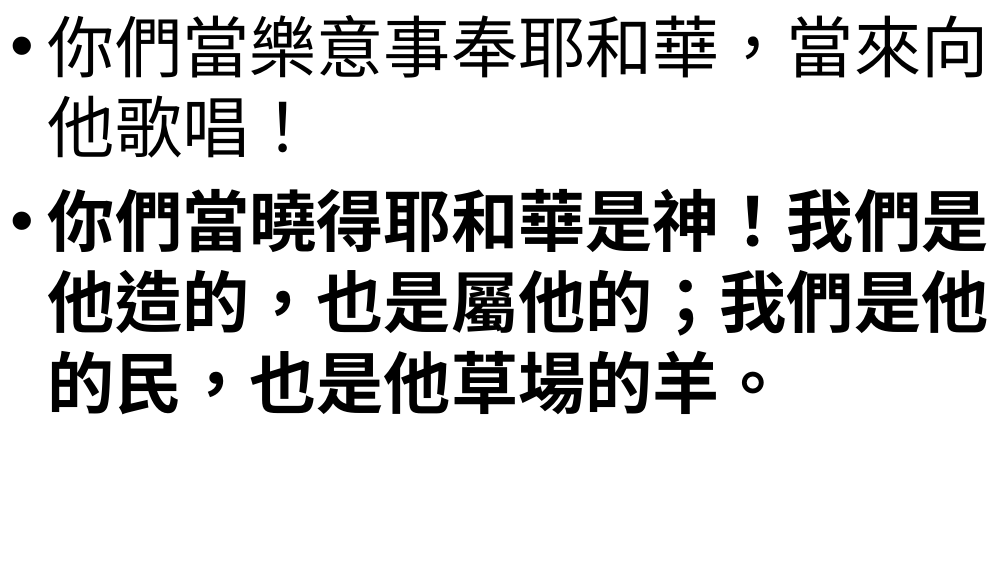
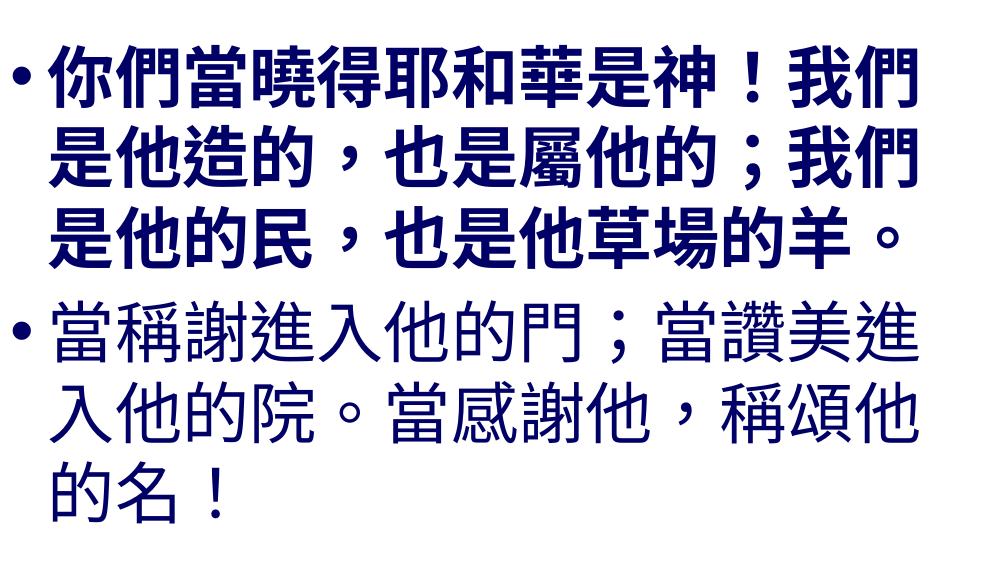
Before and after one commit to batisuoc/worship-resources, a slide deck: slide 6 of 18獻上感謝.pptx. Drawn at 1008x567 pixels with LibreOffice and Linux fonts; fonts in the diff are those of the drawing; background and template pictures are left out. Boxes give left, top, right and bottom in pixels: in the first picture for what was removed or moved away, otherwise in the second. Text is boxed around its words. In the diff, an @@ line names an element or a change of style, - is before the commit and + after.

```diff
--- a/18獻上感謝.pptx
+++ b/18獻上感謝.pptx
@@ text "你們當曉得耶和華是神！我們是他造的，也是屬他的；我們是他的民，也是他草場的羊。" at [48, 45, 921, 524]: vertical alignment top to middle @@
@@ text at [48, 15, 989, 158]: paragraph removed @@
-• 你們當樂意事奉耶和華，當來向他歌唱！
@@ text at [48, 45, 921, 269]: text colour #000000 to #000066 in "你們當曉得耶和華是神！我們是他造的，也是屬他的；我們是他的民，也是他草場的羊。" @@
@@ text at [48, 300, 921, 524]: paragraph added @@
+• 當稱謝進入他的門；當讚美進入他的院。當感謝他，稱頌他的名！
```
Also in this commit, not shown: 6 other slides changed.
